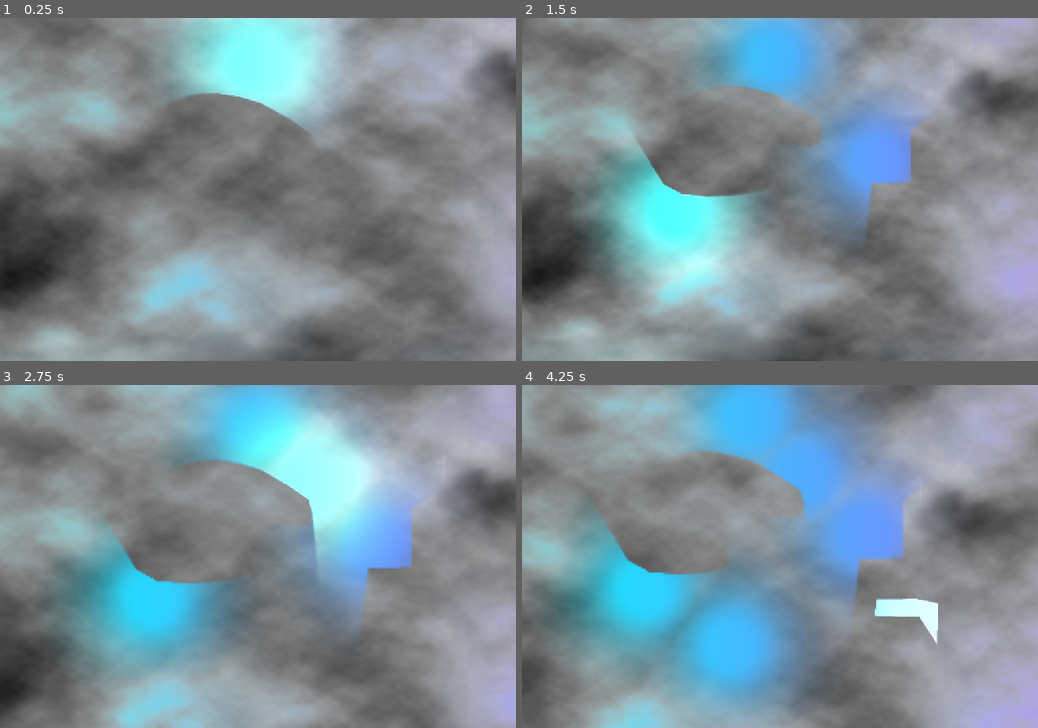
Above: before the commit, frames 1-4 (two rows, left to right).
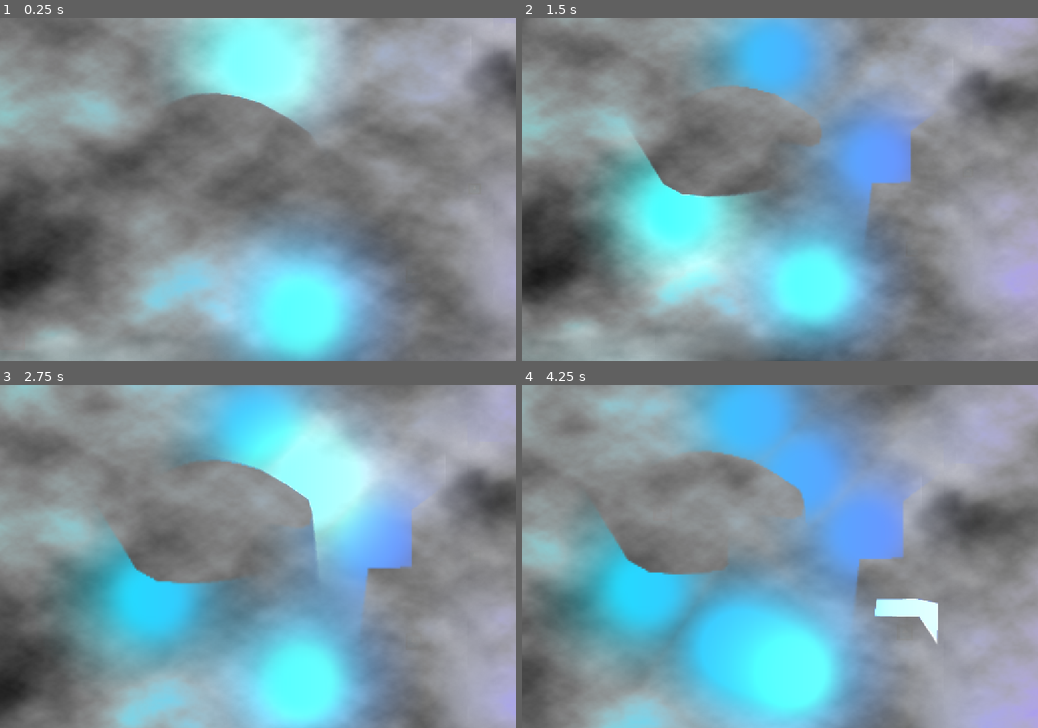
Above: after the commit, the same moments.

Repository: 87PizzaStudios/godot_light_fow
Game: Godot game, scene res://World.tscn
Two runs of this game, one before a commit and one after it. Both use one fixed random seed, a clock stepped at 60 frames per second and the inputs below. The engine's default icon, where the game draws it, is replaced by a stand-in: a white triangle on a blue panel in a dark square.
Inputs (mouse positions are in pixels of both pictures, inside the frame that each line leads up to):
- Up to frame 1 (0.25 s): no input
- Up to frame 2 (1.5 s): move the mouse to (893, 172) at 0.52 s; hold Mouse wheel up (zoom_in) 0.53-1.28 s; click (893, 172) at 0.67 s; move the mouse to (676, 206) at 1.27 s; tap Mouse wheel down (zoom_out) at 1.35 s; click (676, 206) at 1.42 s
- Up to frame 3 (2.75 s): move the mouse to (309, 481) at 2.02 s; hold Mouse wheel up (zoom_in) from 2.03 s (still down); click (309, 481) at 2.17 s
- Up to frame 4 (4.25 s): move the mouse to (754, 625) at 2.77 s; release Mouse wheel up (zoom_in) at 2.78 s; tap Mouse wheel down (zoom_out) at 2.85 s; click (754, 625) at 2.92 s; move the mouse to (934, 607) at 3.52 s; hold Mouse wheel up (zoom_in) from 3.53 s (still down); click (934, 607) at 3.67 s

The runs differ from the first frame. In frame 1, 12% of the frame differs, in the area x 42-78%, y 58-100%; in frame 2, 12%; in frame 3, 13%; in frame 4, 13%, in the area x 35-72%, y 55-100%.

Commit message:
add compatibility for using multiple lights

Diff:
--- a/World.gd
+++ b/World.gd
@@ -9,4 +9,4 @@
 		var pos = get_local_mouse_position()
 #		print(pos)
 		light.position = pos
-		on_light_moved.emit(pos)
+		on_light_moved.emit(light, pos)
--- a/World.tscn
+++ b/World.tscn
@@ -183,7 +183,19 @@
 scale = Vector2(0.275004, 0.275004)
 texture = ExtResource("5_lmstc")
 
-[node name="Light" type="PointLight2D" parent="OtherStuff"]
+[node name="StationaryLight" type="PointLight2D" parent="OtherStuff" groups=["lights"]]
+position = Vector2(339, 308)
+color = Color(0.192157, 0.54902, 1, 1)
+texture = ExtResource("2_l3ldu")
+texture_scale = 8.0
+
+[node name="StationaryLight2" type="PointLight2D" parent="OtherStuff" groups=["lights"]]
+position = Vector2(357, 576)
+color = Color(1, 0.0901961, 0.462745, 1)
+texture = ExtResource("2_l3ldu")
+texture_scale = 8.0
+
+[node name="Light" type="PointLight2D" parent="OtherStuff" groups=["lights"]]
 position = Vector2(291.554, 40.8915)
 range_item_cull_mask = 3
 shadow_enabled = true
@@ -218,6 +230,7 @@
 fog_scroll_velocity = Vector2(0.01, -0.03)
 persistent_reveal = true
 light = NodePath("../OtherStuff/Light")
+light_group = "lights"
 light_occluder_group = "occluders"
 fow_scale_factor = 0.5
 
--- a/fow_light.gd
+++ b/fow_light.gd
@@ -10,6 +10,8 @@
 @export var persistent_reveal: bool = true
 ## The light node in the game scene that will reveal fog of war
 @export var light: Light2D
+## Name of the group of lights
+@export var light_group: String
 ## Name of the group of light occluders
 @export var light_occluder_group: String
 ## Scales down the fow texture for more efficient computation
@@ -21,11 +23,13 @@
 @onready var mask_sv = $MaskSubViewport
 @onready var mask = $MaskSubViewport/TextureRect
 
-#var fog_image : Image
-var light_dup : Light2D
+
 var mask_image: Image
 var mask_texture: Texture2D
 var size_vec: Vector2
+# pairs of original and duplicate lights
+var light_dups_dict: Dictionary
+
 
 func _ready():
 	var display_width = self.size.x
@@ -46,11 +50,15 @@
 	mask_texture = ImageTexture.create_from_image(mask_image)
 
 	# add a copy of the light to the light subviewport
-	light_dup = light.duplicate()
-	light_dup.color = Color.WHITE
-	light_dup.position *= fow_scale_factor
-	light_dup.apply_scale(fow_scale_factor * Vector2(1.,1.))
-	light_sv.add_child(light_dup)
+	for light in get_tree().get_nodes_in_group(light_group):
+		if light is PointLight2D:
+			var light_dup: PointLight2D = light.duplicate()
+			light_dup.color = Color.WHITE
+			light_dup.position *= fow_scale_factor
+			light_dup.apply_scale(fow_scale_factor * Vector2(1.,1.))
+			light_sv.add_child(light_dup)
+			light_dups_dict[light] = light_dup
+
 
 	# add copies of the light occluders to the light subviewport
 	for occluder in get_tree().get_nodes_in_group(light_occluder_group):
@@ -68,12 +76,14 @@
 	if persistent_reveal:
 		mask.material.set_shader_parameter('mask_texture', mask_texture)
 
-	# reveal at initial light location
+	# reveal at initial light locations
 	if initial_reveal:
 		# workaround for node initialization order (possible engine bug?)
 		await get_tree().process_frame
 		await get_tree().physics_frame
-		on_light_moved(light_dup.position / fow_scale_factor)
+		for light in light_dups_dict:
+			on_light_moved(light, light.position)
+
 
 func _input(event):
 	if event.is_action_pressed("screencap"):
@@ -82,8 +92,9 @@
 		mask_sv.get_texture().get_image().save_png('res://cap_mask.png')
 		get_viewport().get_texture().get_image().save_png('res://cap_game.png')
 
-func on_light_moved(pos: Vector2):
-	light_dup.position = fow_scale_factor * pos
+
+func on_light_moved(light: PointLight2D, pos: Vector2):
+	light_dups_dict[light].position = fow_scale_factor * pos
 	mask_image = mask_sv.get_texture().get_image()
 	mask_texture = ImageTexture.create_from_image(mask_image)
 	material.set_shader_parameter('mask_texture', mask_texture)
